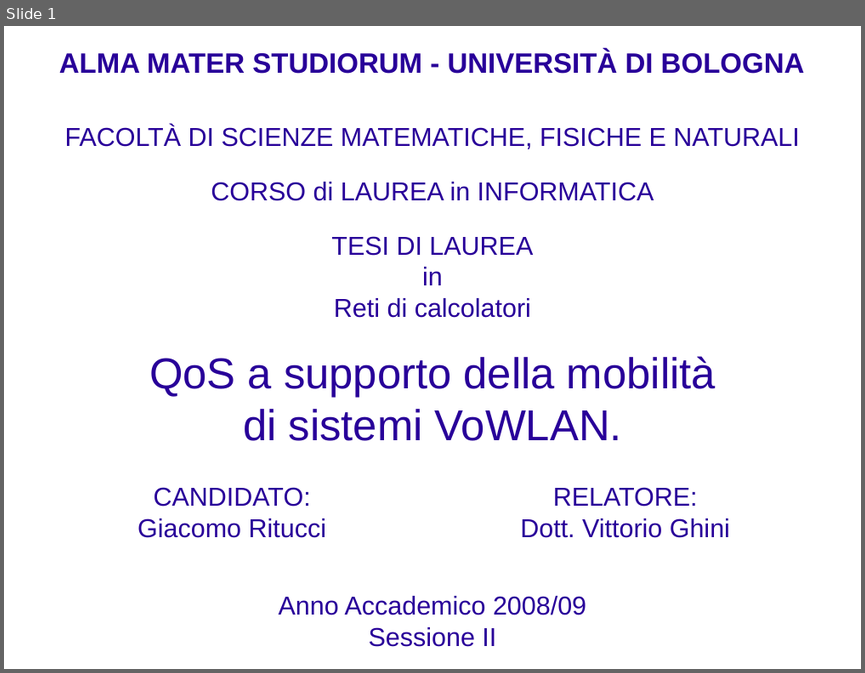
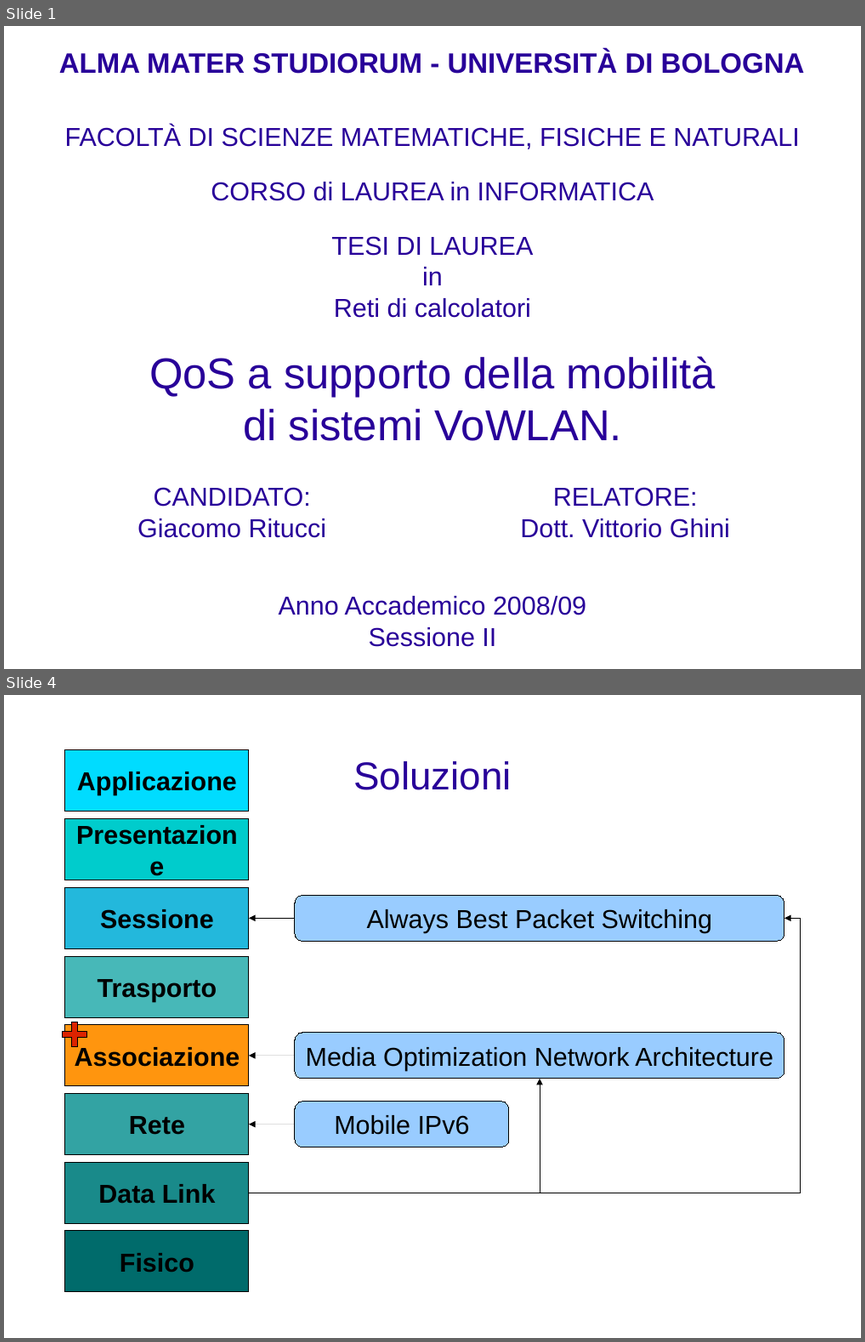
Before and after one commit to rjack/tesi-triennale, a slide deck: presentazione.odp. Shown one above the other, each under a label of ours: slide 1 before the commit, slides 1 and 4 after it; the slides between them are not shown. The pictures are 865x673 and 865x1342 pixels, drawn with LibreOffice and Linux fonts; fonts in the diff are those of the drawing; background and template pictures are left out. Boxes give left, top, right and bottom in pixels: in the first picture for what was removed or moved away, otherwise in the second. Text is boxed around its words. In the diff, an @@ line names an element or a change of style, - is before the commit and + after.

```diff
--- a/presentazione.odp
+++ b/presentazione.odp
@@ slide 4 added at [4,695,861,1338], background picture (left out) @@
@@ rectangle added at [65,750,249,811], fill #00DCFF, outline #000000 0 pt, 24 pt, text #000000, bold @@
+Applicazione
@@ title added at [353,761,511,790], 36 pt, text #280099 @@
+Soluzioni
@@ rectangle added at [65,818,249,880], fill #00CCCC, outline #000000 0 pt, 24 pt, text #000000, bold @@
+Presentazione
@@ rectangle added at [65,888,249,949], fill #23B8DC, outline #000000 0 pt, 24 pt, text #000000, bold @@
+Sessione
@@ rounded rectangle added at [295,895,784,941], fill #99CCFF, outline #000000 0 pt, 24 pt, text #000000 @@
+Always Best Packet Switching
@@ elbow arrow added from (295, 919) to (249, 919), #000000 0 pt @@
@@ elbow arrow added from (249, 1192) to (784, 919), #000000 0 pt @@
@@ rectangle added at [65,956,249,1018], fill #47B8B8, outline #000000 0 pt, 24 pt, text #000000, bold @@
+Trasporto
@@ plus added at [63,1021,87,1046], fill #DC2300, outline #000000 0 pt @@
@@ rectangle added at [65,1025,249,1086], fill #FF950E, outline #000000 0 pt, 24 pt, text #000000, bold @@
+Associazione
@@ rounded rectangle added at [295,1032,784,1078], fill #99CCFF, outline #000000 0 pt, 24 pt, text #000000 @@
+Media Optimization Network Architecture
@@ arrow added from (295, 1055) to (249, 1055), #000000 0 pt @@
@@ rectangle added at [65,1093,249,1155], fill #33A3A3, outline #000000 0 pt, 24 pt, text #000000, bold @@
+Rete
@@ elbow arrow added from (249, 1192) to (540, 1078), #000000 0 pt @@
@@ rounded rectangle added at [295,1100,510,1146], fill #99CCFF, outline #000000 0 pt, 24 pt, text #000000 @@
+Mobile IPv6
@@ arrow added from (295, 1124) to (249, 1124), #000000 0 pt @@
@@ rectangle added at [65,1163,249,1224], fill #198A8A, outline #000000 0 pt, 24 pt, text #000000, bold @@
+Data Link
@@ rectangle added at [65,1231,249,1292], fill #006B6B, outline #000000 0 pt, 24 pt, text #000000, bold @@
+Fisico
```
Also in this commit, not shown: 4 slides changed.
